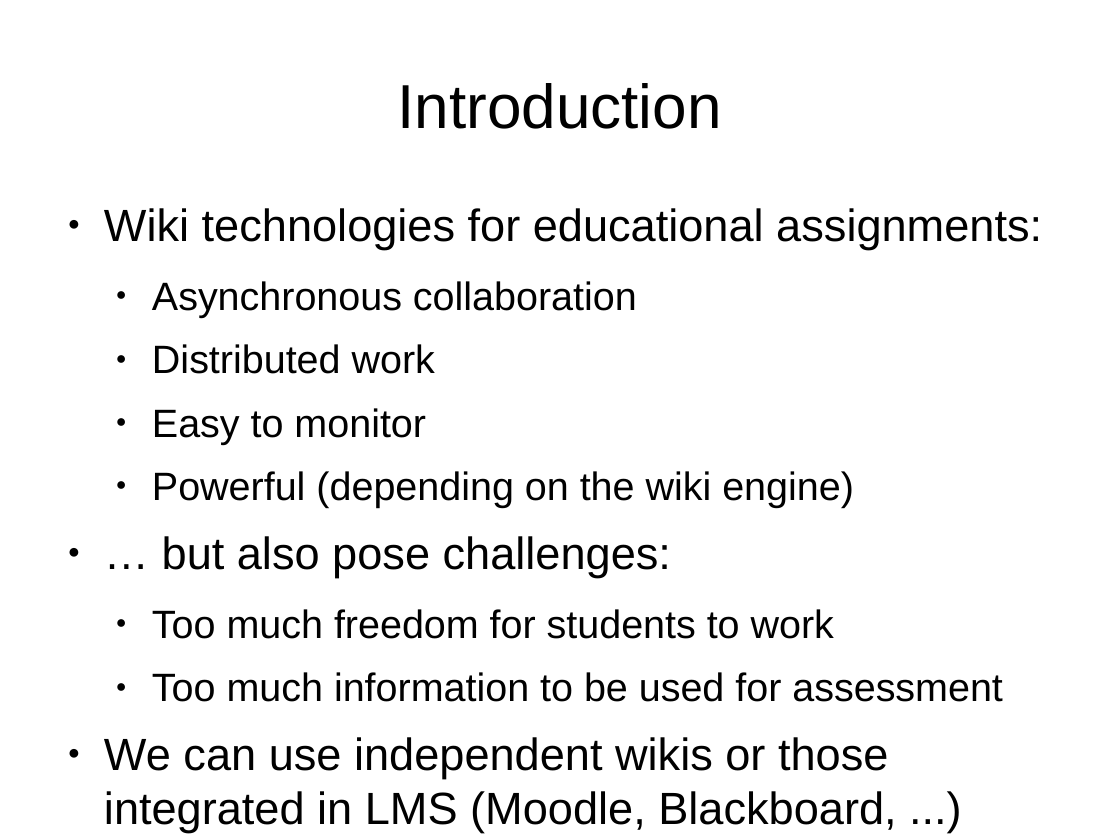
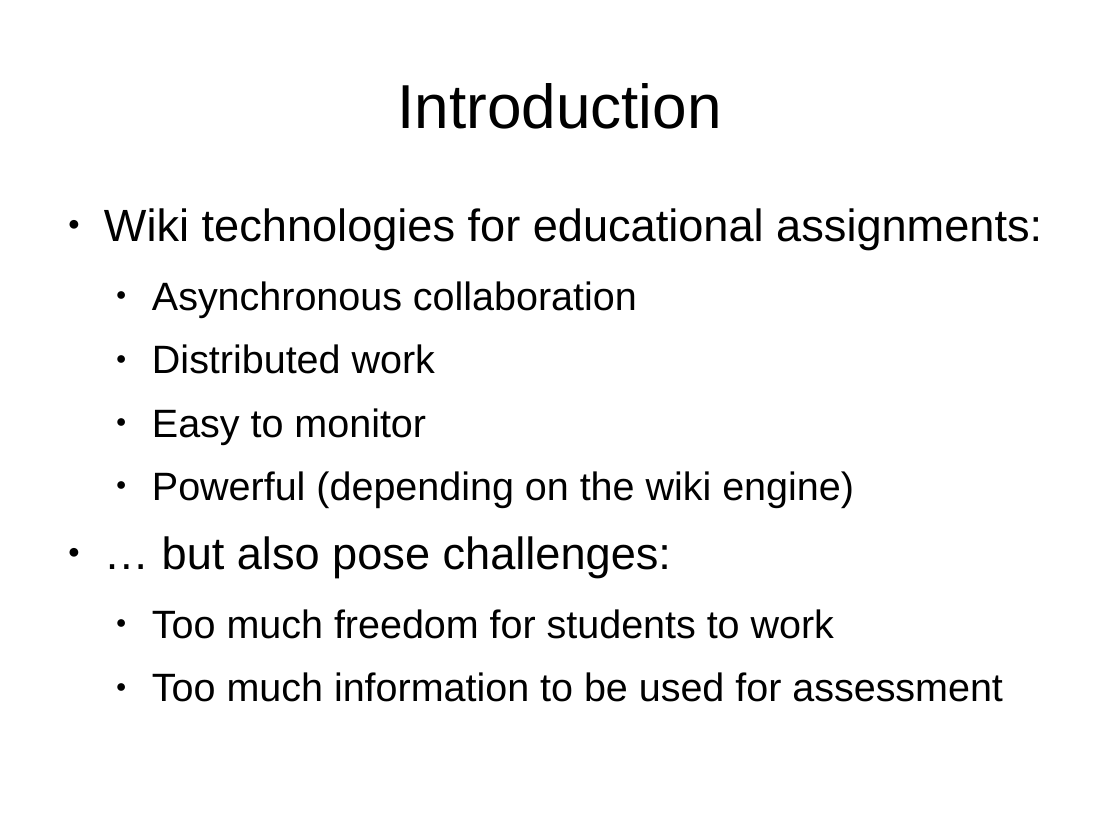
Before and after one commit to DrPantera/wikis4education, a slide deck: slide 6 of brunel-2014/wiki-assessment.odp. Drawn at 1120x840 pixels with LibreOffice and Linux fonts; fonts in the diff are those of the drawing. Boxes give left, top, right and bottom in pixels: in the first picture for what was removed or moved away, otherwise in the second. Text is boxed around its words. In the diff, an @@ line names an element or a change of style, - is before the commit and + after.

```diff
--- a/brunel-2014/wiki-assessment.odp
+++ b/brunel-2014/wiki-assessment.odp
@@ text at bbox=[104, 737, 896, 833]: paragraph removed @@
-● We can use independent wikis or those integrated in LMS (Moodle, Blackboard, ...)
```
Also in this commit, not shown: 6 other slides changed, 4 slides added.
